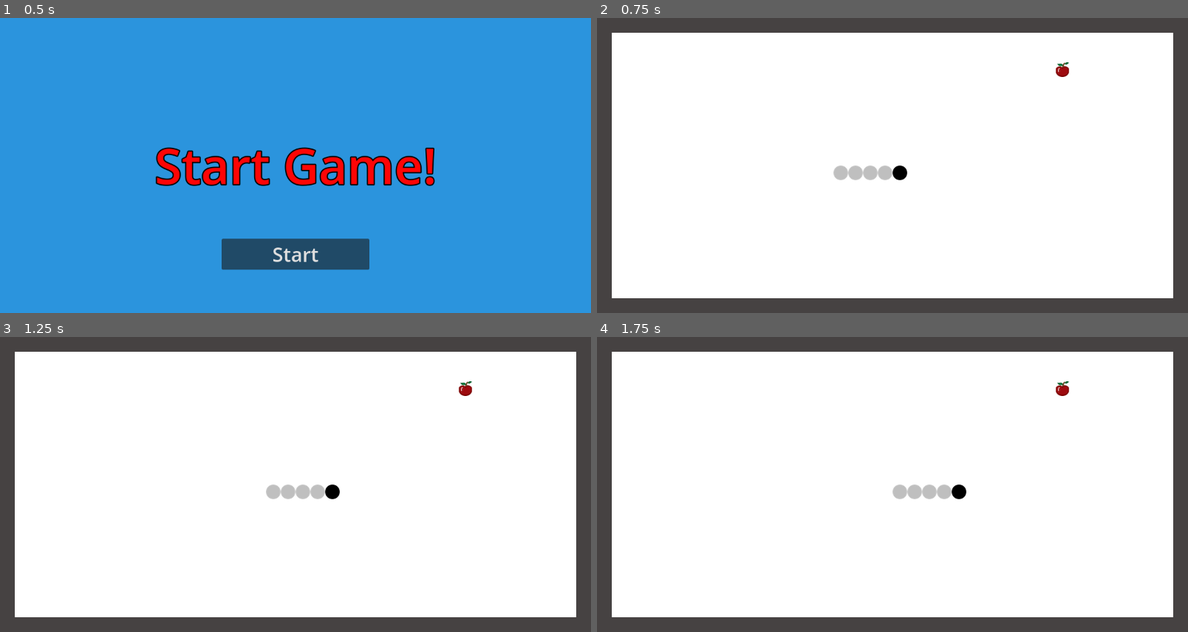
Above: before the commit, frames 1-4 (two rows, left to right).
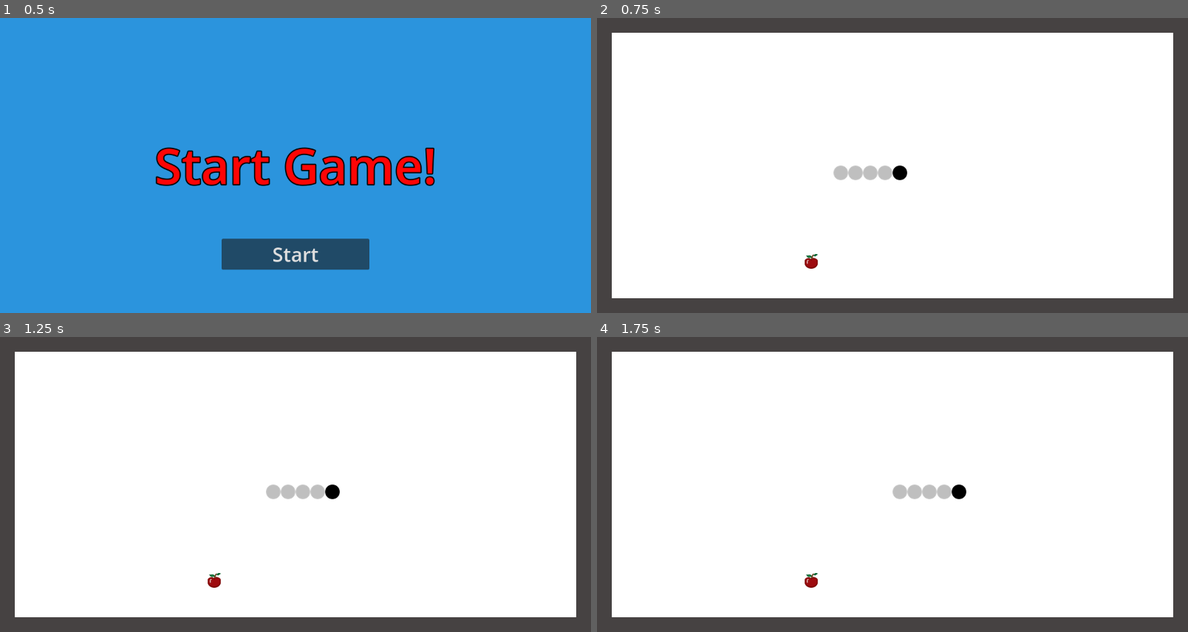
Above: after the commit, the same moments.

Repository: lichen63/godot-games
Game: Godot game, scene res://scenes/game.tscn
Same seed, same stepped clock (60 frames per second), same inputs: the game is played once before the commit and once after it.
Inputs:
- Up to frame 1 (0.5 s): no input
- Up to frame 2 (0.75 s): click "Start" at 0.5 s
- Up to frame 3 (1.25 s): no input
- Up to frame 4 (1.75 s): hold Right (snake_right) from 1.28 s (still down)

Frame 1 is identical in both runs. In frame 2, 0.2% of the frame differs, in the area x 35-80%, y 15-85%; in frame 3, 0.2%; in frame 4, 0.2%.

Commit message:
refine code

Diff:
--- a/greedy-snake/scenes/game.tscn
+++ b/greedy-snake/scenes/game.tscn
@@ -113,5 +113,7 @@
 wait_time = 0.3
 script = ExtResource("6_lsv3p")
 
+[connection signal="on_snake_moved_to_coord" from="SnakeNodes" to="SnakeFood" method="_on_snake_nodes_on_snake_movd_to_coord"]
+[connection signal="on_snake_moving_to_coord" from="SnakeNodes" to="." method="_on_snake_nodes_on_snake_moving_to_coord"]
 [connection signal="button_down" from="ResultPanel/StartButton" to="ResultPanel" method="_on_start_button_button_down"]
-[connection signal="timeout" from="SnakeMoveTimer" to="." method="_on_snake_move_timer_timeout"]
+[connection signal="timeout" from="SnakeMoveTimer" to="SnakeNodes" method="_on_snake_move_timer_timeout"]
--- a/greedy-snake/scripts/game.gd
+++ b/greedy-snake/scripts/game.gd
@@ -7,13 +7,7 @@
 @export var snake_food_: Node2D = null
 #endregion
 
-#region const vars
-const SNAKE_DEFAULT_MOVE_DIR = Configs.SnakeMoveDirection.RIGHT
-#endregion
-
 #region private vars
-var snake_cur_move_dir_: Configs.SnakeMoveDirection = SNAKE_DEFAULT_MOVE_DIR
-var snake_next_move_dir_: Configs.SnakeMoveDirection = SNAKE_DEFAULT_MOVE_DIR
 var game_state_: Configs.GameState = Configs.GameState.IDLE
 #endregion
 
@@ -44,6 +38,21 @@
         Configs.GameState.PLAYING:
             pass
         Configs.GameState.SUCCESS:
+            MapController.reset_map_cell_state()
+        Configs.GameState.FAILURE:
+            MapController.reset_map_cell_state()
+        Configs.GameState.PAUSED:
+            pass
+        _:
+            pass
+
+func enter_state(state: Configs.GameState) -> void:
+  match state:
+        Configs.GameState.IDLE:
+            MapController.reset_map_cell_state()
+        Configs.GameState.PLAYING:
+            pass
+        Configs.GameState.SUCCESS:
             pass
         Configs.GameState.FAILURE:
             pass
@@ -52,56 +61,10 @@
         _:
             pass
 
-func enter_state(state: Configs.GameState) -> void:
-  match state:
-        Configs.GameState.IDLE:
-            self._reset_cell_and_dir_state()
-        Configs.GameState.PLAYING:
-            pass
-        Configs.GameState.SUCCESS:
-            self._reset_cell_and_dir_state()
-        Configs.GameState.FAILURE:
-            self._reset_cell_and_dir_state()
-        Configs.GameState.PAUSED:
-            pass
-        _:
-            pass
-
 #endregion
 
 #region private methods
-# Calculate the next coordinate by current coordinate and direction
-func _calc_next_coord(coord: Vector2i) -> Vector2i:
-    var next_coord: Vector2i = coord;
-    match (self.snake_cur_move_dir_):
-        Configs.SnakeMoveDirection.UP:
-            next_coord.y -= 1
-        Configs.SnakeMoveDirection.DOWN:
-            next_coord.y += 1
-        Configs.SnakeMoveDirection.LEFT:
-            next_coord.x -= 1
-        Configs.SnakeMoveDirection.RIGHT:
-            next_coord.x += 1
-        _:
-            pass
-    return next_coord
 
-# Check if the next move direction is valid or not
-func _check_next_move_dir_valid() -> bool:
-    if self.snake_cur_move_dir_ == Configs.SnakeMoveDirection.LEFT && self.snake_next_move_dir_ == Configs.SnakeMoveDirection.RIGHT:
-        return false
-    if self.snake_cur_move_dir_ == Configs.SnakeMoveDirection.RIGHT && self.snake_next_move_dir_ == Configs.SnakeMoveDirection.LEFT:
-        return false
-    if self.snake_cur_move_dir_ == Configs.SnakeMoveDirection.UP && self.snake_next_move_dir_ == Configs.SnakeMoveDirection.DOWN:
-        return false
-    if self.snake_cur_move_dir_ == Configs.SnakeMoveDirection.DOWN && self.snake_next_move_dir_ == Configs.SnakeMoveDirection.UP:
-        return false
-    return true
-
-func _reset_cell_and_dir_state() -> void:
-    MapController.reset_map_cell_state()
-    self.snake_cur_move_dir_ = SNAKE_DEFAULT_MOVE_DIR
-    self.snake_next_move_dir_ = SNAKE_DEFAULT_MOVE_DIR
 #endregion
 
 #region private signals
@@ -111,35 +74,11 @@
 
 # Called during the physics processing step of the main loop
 func _physics_process(_delta: float) -> void:
-  # Get the input direction from player
-    if Input.get_action_strength(Configs.ACTION_SNAKE_LEFT):
-        self.snake_next_move_dir_ = Configs.SnakeMoveDirection.LEFT
-    elif Input.get_action_strength(Configs.ACTION_SNAKE_RIGHT):
-        self.snake_next_move_dir_ = Configs.SnakeMoveDirection.RIGHT
-    elif Input.get_action_strength(Configs.ACTION_SNAKE_UP):
-        self.snake_next_move_dir_ = Configs.SnakeMoveDirection.UP
-    elif Input.get_action_strength(Configs.ACTION_SNAKE_DOWN):
-        self.snake_next_move_dir_ = Configs.SnakeMoveDirection.DOWN
-    elif Input.get_action_strength(Configs.ACTION_GAME_PAUSE):
+    if Input.get_action_strength(Configs.ACTION_GAME_PAUSE):
         self.update_game_state(Configs.GameState.PAUSED)
 
-# Snake move timer timeout event
-func _on_snake_move_timer_timeout() -> void:
-    if self.game_state_ != Configs.GameState.PLAYING:
-        return
-    if not _check_next_move_dir_valid():
-        self.snake_next_move_dir_ = self.snake_cur_move_dir_
-    else:
-        self.snake_cur_move_dir_ = self.snake_next_move_dir_
-    var snake_head_pos: Vector2 = self.snake_nodes_.get_head_node_pos()
-    var cur_coord: Vector2i = MapController.calc_coord_from_pos(snake_head_pos)
-    var next_coord: Vector2i = self._calc_next_coord(cur_coord)
-    if not MapController.check_coord_is_available(next_coord):
+func _on_snake_nodes_on_snake_moving_to_coord(coord: Vector2i) -> void:
+    if not MapController.check_coord_is_available(coord):
         self.update_game_state(Configs.GameState.FAILURE)
-        return
-    var has_food: bool = MapController.check_coord_has_food(next_coord)
-    if has_food:
-        self.snake_food_.refresh_position()
-    self.snake_nodes_.move_snake_node(next_coord, has_food)
 
 #endregion
--- a/greedy-snake/scripts/snake_food.gd
+++ b/greedy-snake/scripts/snake_food.gd
@@ -8,9 +8,9 @@
         Configs.GameState.PLAYING:
             pass
         Configs.GameState.SUCCESS:
-            self.refresh_position()
+            self._refresh_position()
         Configs.GameState.FAILURE:
-            self.refresh_position()
+            self._refresh_position()
         Configs.GameState.PAUSED:
             pass
         _:
@@ -19,7 +19,7 @@
 func enter_state(state: Configs.GameState) -> void:
     match state:
         Configs.GameState.IDLE:
-            self.refresh_position()
+            self._refresh_position()
             self.hide()
         Configs.GameState.PLAYING:
             self.show()
@@ -32,7 +32,7 @@
         _:
             pass
 
-func refresh_position() -> void:
+func _refresh_position() -> void:
     # Get all the idle map cell
     var idle_cells: Array[Vector2i] = []
     for x in range(1, Configs.MAP_CELL_SIZE_X - 1):
@@ -44,9 +44,7 @@
     # Get a random coordinate from the idle cells
     var rand_index: int = randi_range(0, idle_cells.size() - 1)
     var next_coord: Vector2i = idle_cells[rand_index]
-    var cur_coord: Vector2i = MapController.calc_coord_from_pos(self.position)
     self.position = MapController.calc_pos_from_coord(next_coord)
-    MapController.update_coord_state(cur_coord, MapController.MapCellState.BLANK)
     MapController.update_coord_state(next_coord, MapController.MapCellState.FOOD)
 
 #endregion
@@ -54,3 +52,12 @@
 #region private methods
 
 #endregion
+
+#region private singals
+
+func _on_snake_nodes_on_snake_movd_to_coord(coord: Vector2i) -> void:
+    var cur_coord = MapController.calc_coord_from_pos(self.position)
+    if is_same(cur_coord, coord):
+        self._refresh_position()
+
+#endregion
--- a/greedy-snake/scripts/snake_nodes.gd
+++ b/greedy-snake/scripts/snake_nodes.gd
@@ -1,4 +1,9 @@
 extends Node2D
+
+#region public signals
+signal on_snake_moving_to_coord(Vector2i)
+signal on_snake_moved_to_coord(Vector2i)
+#endregion
 
 #region export vars
 @export var snake_head_scene_: PackedScene = null
@@ -10,26 +15,17 @@
 const SNAKE_HEAD_INIT_COORD_X: int = Configs.MAP_CELL_SIZE_X / 2
 @warning_ignore("integer_division")
 const SNAKE_HEAD_INIT_COORD_Y: int = Configs.MAP_CELL_SIZE_Y / 2
+const SNAKE_DEFAULT_MOVE_DIR = Configs.SnakeMoveDirection.RIGHT
 #endregion
 
 #region private vars
 var snake_head_: Node2D = null
 var snake_bodies_: Array[Node2D] = []
+var snake_cur_move_dir_: Configs.SnakeMoveDirection = SNAKE_DEFAULT_MOVE_DIR
+var snake_next_move_dir_: Configs.SnakeMoveDirection = SNAKE_DEFAULT_MOVE_DIR
 #endregion
 
 #region public methods
-func move_snake_node(next_coord: Vector2i, new_body: bool) -> void:
-    var cur_coord: Vector2i = MapController.calc_coord_from_pos(self.snake_head_.position)
-    self._move_head_node(cur_coord, next_coord)
-    if new_body:
-        self._add_new_body(cur_coord)
-    else:
-        self._move_body_node(cur_coord)
-    if self.snake_bodies_.size() >= Configs.SNAKE_BODY_MAX_LENGTH:
-        self.get_parent().update_game_state(Configs.GameState.SUCCESS)
-
-func get_head_node_pos() -> Vector2:
-    return self.snake_head_.position
 
 func exit_state(state: Configs.GameState) -> void:
     match state:
@@ -39,8 +35,10 @@
             pass
         Configs.GameState.SUCCESS:
             self._reset_snake_node()
+            self._reset_dir_state()
         Configs.GameState.FAILURE:
             self._reset_snake_node()
+            self._reset_dir_state()
         Configs.GameState.PAUSED:
             pass
         _:
@@ -50,6 +48,7 @@
     match state:
         Configs.GameState.IDLE:
             self._reset_snake_node()
+            self._reset_dir_state()
             self.hide()
         Configs.GameState.PLAYING:
             self.show()
@@ -65,6 +64,16 @@
 #endregion
 
 #region private methods
+func _move_snake_node(next_coord: Vector2i, new_body: bool) -> void:
+    var cur_coord: Vector2i = MapController.calc_coord_from_pos(self.snake_head_.position)
+    self._move_head_node(cur_coord, next_coord)
+    if new_body:
+        self._add_new_body(cur_coord)
+    else:
+        self._move_body_node(cur_coord)
+    if self.snake_bodies_.size() >= Configs.SNAKE_BODY_MAX_LENGTH:
+        self.get_parent().update_game_state(Configs.GameState.SUCCESS)
+
 func _move_head_node(cur_coord: Vector2i, next_coord: Vector2i) -> void:
     self.snake_head_.position = MapController.calc_pos_from_coord(next_coord)
     MapController.update_coord_state(cur_coord, MapController.MapCellState.BLANK)
@@ -97,4 +106,61 @@
     for i in range(Configs.SNAKE_BODY_INIT_LENGTH - 1, -1, -1):
         self._add_new_body(Vector2i(SNAKE_HEAD_INIT_COORD_X - i - 1, SNAKE_HEAD_INIT_COORD_Y))
 
+# Calculate the next coordinate by current coordinate and direction
+func _calc_next_coord(coord: Vector2i) -> Vector2i:
+    var next_coord: Vector2i = coord;
+    match (self.snake_cur_move_dir_):
+        Configs.SnakeMoveDirection.UP:
+            next_coord.y -= 1
+        Configs.SnakeMoveDirection.DOWN:
+            next_coord.y += 1
+        Configs.SnakeMoveDirection.LEFT:
+            next_coord.x -= 1
+        Configs.SnakeMoveDirection.RIGHT:
+            next_coord.x += 1
+        _:
+            pass
+    return next_coord
+
+# Check if the next move direction is valid or not
+func _check_next_move_dir_valid() -> bool:
+    if self.snake_cur_move_dir_ == Configs.SnakeMoveDirection.LEFT && self.snake_next_move_dir_ == Configs.SnakeMoveDirection.RIGHT:
+        return false
+    if self.snake_cur_move_dir_ == Configs.SnakeMoveDirection.RIGHT && self.snake_next_move_dir_ == Configs.SnakeMoveDirection.LEFT:
+        return false
+    if self.snake_cur_move_dir_ == Configs.SnakeMoveDirection.UP && self.snake_next_move_dir_ == Configs.SnakeMoveDirection.DOWN:
+        return false
+    if self.snake_cur_move_dir_ == Configs.SnakeMoveDirection.DOWN && self.snake_next_move_dir_ == Configs.SnakeMoveDirection.UP:
+        return false
+    return true
+
+func _reset_dir_state() -> void:
+    self.snake_cur_move_dir_ = SNAKE_DEFAULT_MOVE_DIR
+    self.snake_next_move_dir_ = SNAKE_DEFAULT_MOVE_DIR
 #endregion
+
+#region private singals
+
+# Called during the physics processing step of the main loop
+func _physics_process(_delta: float) -> void:
+  # Get the input direction from player
+    if Input.get_action_strength(Configs.ACTION_SNAKE_LEFT):
+        self.snake_next_move_dir_ = Configs.SnakeMoveDirection.LEFT
+    elif Input.get_action_strength(Configs.ACTION_SNAKE_RIGHT):
+        self.snake_next_move_dir_ = Configs.SnakeMoveDirection.RIGHT
+    elif Input.get_action_strength(Configs.ACTION_SNAKE_UP):
+        self.snake_next_move_dir_ = Configs.SnakeMoveDirection.UP
+    elif Input.get_action_strength(Configs.ACTION_SNAKE_DOWN):
+        self.snake_next_move_dir_ = Configs.SnakeMoveDirection.DOWN
+
+func _on_snake_move_timer_timeout() -> void:
+    if not _check_next_move_dir_valid():
+        self.snake_next_move_dir_ = self.snake_cur_move_dir_
+    else:
+        self.snake_cur_move_dir_ = self.snake_next_move_dir_
+    var cur_coord: Vector2i = MapController.calc_coord_from_pos(self.snake_head_.position)
+    var next_coord: Vector2i = self._calc_next_coord(cur_coord)
+    self.emit_signal("on_snake_moving_to_coord", next_coord)
+    self._move_snake_node(next_coord, MapController.check_coord_has_food(next_coord))
+    self.emit_signal("on_snake_moved_to_coord", next_coord)
+#endregion
